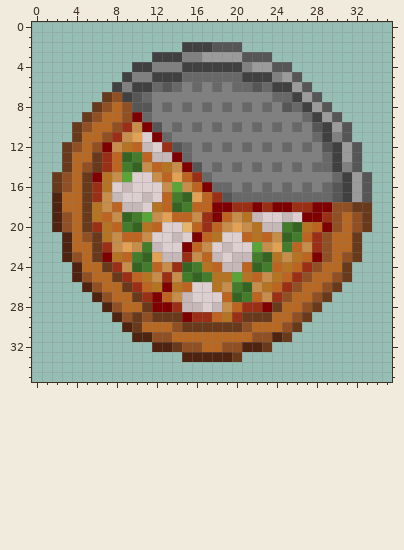
Edited in one commit: pixel-art sprite (Assets/Sprites/Twothirdspizza.png). This is how it looked before the edit.
The file is 36x36 pixels.
After:
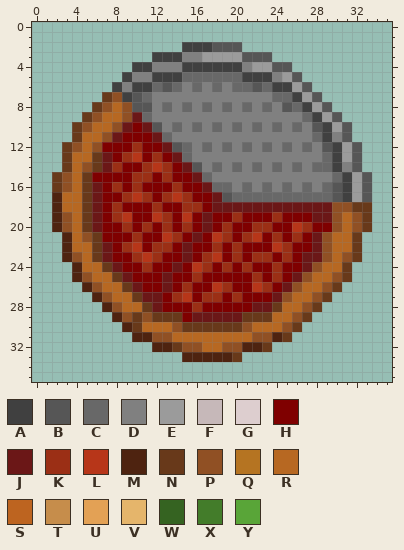
Palette (. is transparent): A #404040  B #565656  C #686868  D #808080  E #9b9b9b  F #c6b8b9  G #ddcecf  H #7f0000  J #6b1717  K #9b2f15  L #b73619  M #4e2310  N #68391a  P #905024  Q #b57422  R #b76822  S #bd6420  T #c68d4b  U #e3a155  V #e5b56b  W #356321  X #437c2a  Y #59a538
Change:
Changed rows in their new state; - is an unchanged pixel.
first column x 6:
 9 ----J-------------------
10 ---JHJ------------------
11 --JHHHJ-----------------
12 --HHKHHJ----------------
13 -JHKLHKHJ---------------
14 -JKHHKLKHJ--------------
15 -HHHKKHKHHJ-------------
16 JHKHKHHHKHHJ------------
17 JHHKLKHKLKHHJ-----------
18 JHKHHHKHHKKHJJJJJJJJJJJJ
19 JHKLHHLKHLHJ-HKHHHKHH-JJ
20 JHHKHKHKHKHJHKHHKKHHLKH-
21 -HHHKHHLKHJHLKHKLHKHKHJ-
22 -JHKLHKKHJHHKHKHHHLKHHJ-
23 -JHHKLKHHJHKLHKHKKHKHJJ-
24 --JHHKHHJHLKHKHKHHKHHJ--
25 ---JHHHJHHKHHHHHKHKHJ---
26 ----JHHJHKHHLKHHLKHJ----
27 -----JJHKLHKKHKHHHJ-----
28 ------J-HHKHHHHHJJ------
29 ----------JJJJJ---------
Boxes around the changes in both pictures, in picture pixels (x1, y1, x2, y2):
changed: (92, 112, 332, 322)
